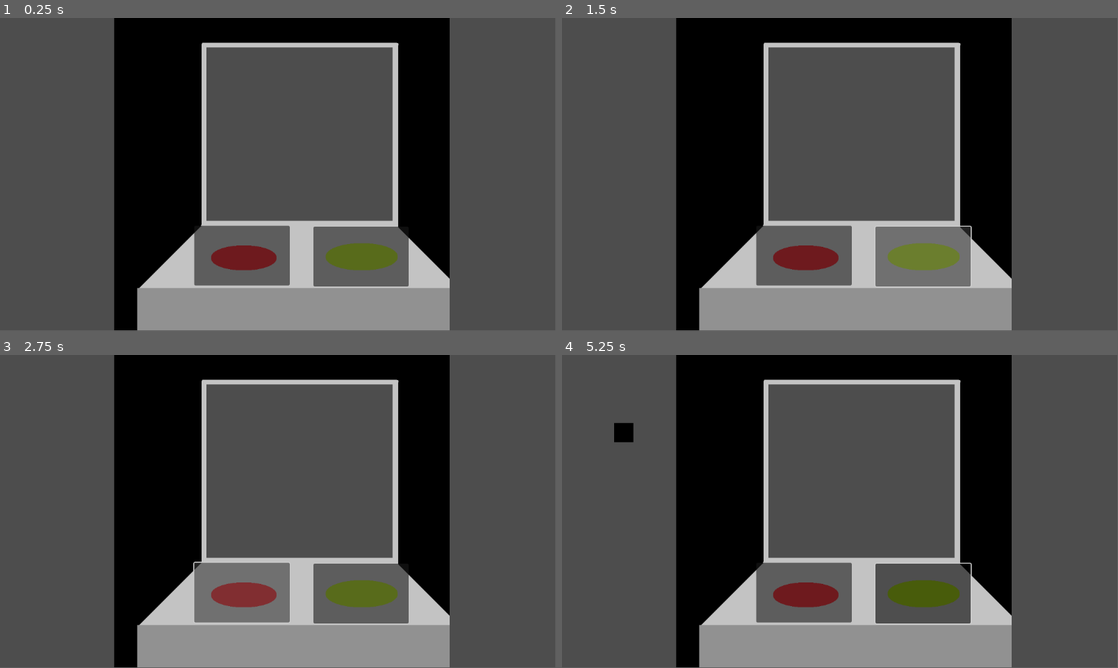
Above: before the commit, frames 1-4 (two rows, left to right).
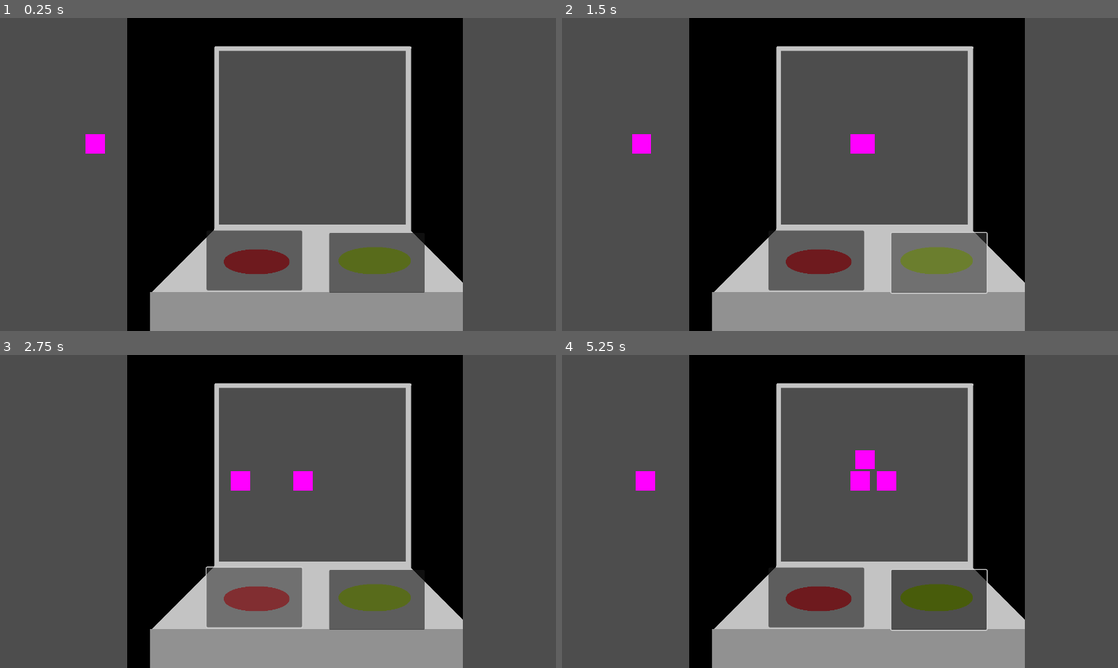
Above: after the commit, the same moments.

Repository: hughoreillyy/game-off-24
Game: Godot game, scene res://Main.tscn
The game is run twice, just before and just after one commit, with the same random seed, the same clock (stepped at 60 frames per second) and the same inputs.
Inputs (mouse positions are in pixels of both pictures, inside the frame that each line leads up to; where the layout moved, square brackets give the same spot in the first picture):
- Up to frame 1 (0.25 s): no input
- Up to frame 2 (1.5 s): click (817, 259) [806, 255] at 0.5 s; click (940, 262) [923, 255] at 1.25 s
- Up to frame 3 (2.75 s): click (255, 596) [244, 592] at 2 s
- Up to frame 4 (5.25 s): click (940, 599) [923, 592] at 2.75 s; click (817, 596) [806, 592] at 3.5 s; click (940, 599) [923, 592] at 4.25 s; hold Space (next) from 5.03 s (still down)
In our replay, the window is 799x449 before the commit and 800x450 after it. These sizes can differ from the game's own. Grey fills any space a smaller window leaves; there, only what the larger window draws over its background counts as a difference.

The runs differ from the first frame. In frame 1, 15% of the frame differs, in the area x 15-84%, y 0-100%; in frame 2, 16%; in frame 3, 16%; in frame 4, 16%, in the area x 9-84%, y 0-100%.

Commit message:
Innocent / guilty buttons now working!

Diff:
--- a/new-game-project/Main.tscn
+++ b/new-game-project/Main.tscn
@@ -5,33 +5,58 @@
 
 [node name="Node2D" type="Node2D"]
 
+[node name="BagSpawner" type="Node2D" parent="."]
+position = Vector2(8, 41)
+script = ExtResource("2_m308h")
+
 [node name="TextureRect" type="TextureRect" parent="."]
 z_index = 3
-offset_left = 237.0
-offset_top = -86.0
-offset_right = 933.0
-offset_bottom = 654.0
+anchors_preset = 8
+anchor_left = 0.5
+anchor_top = 0.5
+anchor_right = 0.5
+anchor_bottom = 0.5
+offset_left = 263.0
+offset_top = -79.0
+offset_right = 959.0
+offset_bottom = 661.0
+grow_horizontal = 2
+grow_vertical = 2
 texture = ExtResource("1_4gpdf")
 expand_mode = 1
 stretch_mode = 4
 
-[node name="BagSpawner" type="Node2D" parent="."]
-position = Vector2(8, 41)
-script = ExtResource("2_m308h")
-
 [node name="Button_Guilty" type="Button" parent="."]
 z_index = 3
-offset_left = 403.0
-offset_top = 431.0
-offset_right = 601.0
-offset_bottom = 555.0
+anchors_preset = 8
+anchor_left = 0.5
+anchor_top = 0.5
+anchor_right = 0.5
+anchor_bottom = 0.5
+offset_left = 428.0
+offset_top = 440.0
+offset_right = 626.0
+offset_bottom = 564.0
+grow_horizontal = 2
+grow_vertical = 2
+size_flags_horizontal = 4
+size_flags_vertical = 8
 
 [node name="Button_Innocent" type="Button" parent="."]
 z_index = 3
-offset_left = 650.0
-offset_top = 433.0
-offset_right = 848.0
-offset_bottom = 557.0
+anchors_preset = 8
+anchor_left = 0.5
+anchor_top = 0.5
+anchor_right = 0.5
+anchor_bottom = 0.5
+offset_left = 682.0
+offset_top = 445.0
+offset_right = 880.0
+offset_bottom = 569.0
+grow_horizontal = 2
+grow_vertical = 2
+size_flags_horizontal = 4
+size_flags_vertical = 8
 
 [connection signal="pressed" from="Button_Guilty" to="BagSpawner" method="_on_button_guilty_pressed"]
 [connection signal="pressed" from="Button_Innocent" to="BagSpawner" method="_on_button_innocent_pressed"]
--- /dev/null
+++ b/new-game-project/bag.gd
@@ -0,0 +1 @@
+extends Node2D
--- a/new-game-project/bag.tscn
+++ b/new-game-project/bag.tscn
@@ -1,24 +1,8 @@
-[gd_scene load_steps=10 format=3 uid="uid://bxx3dkut84qxa"]
+[gd_scene load_steps=9 format=3 uid="uid://bxx3dkut84qxa"]
 
 [ext_resource type="Script" path="res://sprite_2d.gd" id="1_12q1s"]
-[ext_resource type="Script" path="res://animation_player.gd" id="2_qa2ci"]
 
 [sub_resource type="PlaceholderTexture2D" id="PlaceholderTexture2D_hut5y"]
-
-[sub_resource type="Animation" id="Animation_ashd1"]
-resource_name = "enter"
-tracks/0/type = "value"
-tracks/0/imported = false
-tracks/0/enabled = true
-tracks/0/path = NodePath("..:position")
-tracks/0/interp = 2
-tracks/0/loop_wrap = true
-tracks/0/keys = {
-"times": PackedFloat32Array(0, 1),
-"transitions": PackedFloat32Array(1, 1.14869),
-"update": 0,
-"values": [Vector2(0, 0), Vector2(500, 0)]
-}
 
 [sub_resource type="Animation" id="Animation_pme7w"]
 length = 0.001
@@ -33,22 +17,6 @@
 "transitions": PackedFloat32Array(1),
 "update": 0,
 "values": [Vector2(0, 0)]
-}
-
-[sub_resource type="Animation" id="Animation_rredy"]
-resource_name = "idle"
-loop_mode = 1
-tracks/0/type = "value"
-tracks/0/imported = false
-tracks/0/enabled = true
-tracks/0/path = NodePath("..:position")
-tracks/0/interp = 1
-tracks/0/loop_wrap = true
-tracks/0/keys = {
-"times": PackedFloat32Array(0),
-"transitions": PackedFloat32Array(1),
-"update": 0,
-"values": [Vector2(500, 0)]
 }
 
 [sub_resource type="Animation" id="Animation_we3bd"]
@@ -81,6 +49,37 @@
 "values": [Vector2(500, 0), Vector2(500, -500)]
 }
 
+[sub_resource type="Animation" id="Animation_ashd1"]
+resource_name = "enter"
+tracks/0/type = "value"
+tracks/0/imported = false
+tracks/0/enabled = true
+tracks/0/path = NodePath("..:position")
+tracks/0/interp = 2
+tracks/0/loop_wrap = true
+tracks/0/keys = {
+"times": PackedFloat32Array(0, 1),
+"transitions": PackedFloat32Array(1, 1.14869),
+"update": 0,
+"values": [Vector2(0, 0), Vector2(500, 0)]
+}
+
+[sub_resource type="Animation" id="Animation_rredy"]
+resource_name = "idle"
+loop_mode = 1
+tracks/0/type = "value"
+tracks/0/imported = false
+tracks/0/enabled = true
+tracks/0/path = NodePath("..:position")
+tracks/0/interp = 1
+tracks/0/loop_wrap = true
+tracks/0/keys = {
+"times": PackedFloat32Array(0),
+"transitions": PackedFloat32Array(1),
+"update": 0,
+"values": [Vector2(500, 0)]
+}
+
 [sub_resource type="AnimationLibrary" id="AnimationLibrary_gatb0"]
 _data = {
 "RESET": SubResource("Animation_pme7w"),
@@ -106,6 +105,5 @@
 libraries = {
 "": SubResource("AnimationLibrary_gatb0")
 }
-script = ExtResource("2_qa2ci")
 
-[connection signal="animation_finished" from="Sprite2D/AnimationPlayer" to="Sprite2D" method="_on_animation_player_animation_finished"]
+[connection signal="animation_finished" from="Sprite2D/AnimationPlayer" to="." method="_on_animation_player_animation_finished"]
--- a/new-game-project/bag_spawner.gd
+++ b/new-game-project/bag_spawner.gd
@@ -1,17 +1,31 @@
 extends Node2D
 
 @onready var BagScene = preload("res://bag.tscn")
-var spawned_bags: Array = []
-var current_bag: Node = null  # To keep track of the currently active bag
+var current_bag: Node2D = null
 
+#spawn the first bag on play
+func _ready() -> void:
+	spawn_bag()
+
+#spawn 1 bag every time you press a button
 func _input(event: InputEvent) -> void:
 	if event.is_action_pressed("next"):
 		spawn_bag()
 
 func spawn_bag() -> void:
 	var bag = BagScene.instantiate()
-	bag.position = Vector2(100, 100)
+	bag.position = Vector2(100, 200)
 	add_child(bag)
 	print("spawned 1 bag")
-	spawned_bags.append(bag)
 	current_bag = bag
+
+
+func _on_button_guilty_pressed() -> void:
+	current_bag.allowed = false
+	current_bag.move()
+	spawn_bag()
+
+func _on_button_innocent_pressed() -> void:
+	current_bag.allowed = true
+	current_bag.move()
+	spawn_bag()
--- a/new-game-project/project.godot
+++ b/new-game-project/project.godot
@@ -15,6 +15,10 @@
 config/features=PackedStringArray("4.3", "GL Compatibility")
 config/icon="res://icon.svg"
 
+[display]
+
+window/stretch/mode="canvas_items"
+
 [input]
 
 next={
--- a/new-game-project/sprite_2d.gd
+++ b/new-game-project/sprite_2d.gd
@@ -1,30 +1,25 @@
-extends Sprite2D
+extends Node2D
 
-@onready var animation_player: AnimationPlayer = $AnimationPlayer
-
-@export var is_guilty: bool = true
-
+@onready var animation_player: AnimationPlayer = $Sprite2D/AnimationPlayer
+@export var allowed: bool = true
+@export var active_bag: bool = false
 
 func _ready() -> void:
-	is_guilty = bool(randf() < 0.3)
+	allowed = bool(randf() < 0.3)
+	move()
 
-func _process(delta: float) -> void:
-	if is_guilty:
-		modulate = Color(1, 0, 0)
-	else:
-		modulate = Color(0, 1, 0)
-
+#SET COLOURS based on guilT
+#func _process(delta: float) -> void:
+	#if allowed:
+		#modulate = Color(1, 0, 0)
+	#else:
+		#modulate = Color(0, 1, 0)
 
 func _input(event: InputEvent) -> void:
 	if event.is_action_pressed("next"):
-		if animation_player.current_animation == "idle":
-			if is_guilty:
-				animation_player.play("denied")
-			else:
-				animation_player.play("accepted")
-		else:
-			animation_player.play("enter")  # Play 'enter' animation or other logic
+		move()
 
+#despawn bags which are done / offscreen
 func _on_animation_player_animation_finished(anim_name: StringName) -> void:
 	if anim_name == "enter":
 		animation_player.play("idle")
@@ -36,6 +31,15 @@
 	if anim_name == "accepted":
 		queue_free()
 
-
+#play animations, move the conveyer belt?
 func move() -> void:
-	print("move func received")
+	if animation_player.current_animation == "idle":
+		active_bag == true
+		if allowed:
+			animation_player.play("accepted")
+			active_bag == false
+		else:
+			animation_player.play("denied")
+			active_bag == false
+	else:
+		animation_player.play("enter")  # Play 'enter' animation or other logic
Not shown: 1 places in new-game-project/bag.tscn that only renumber resources
